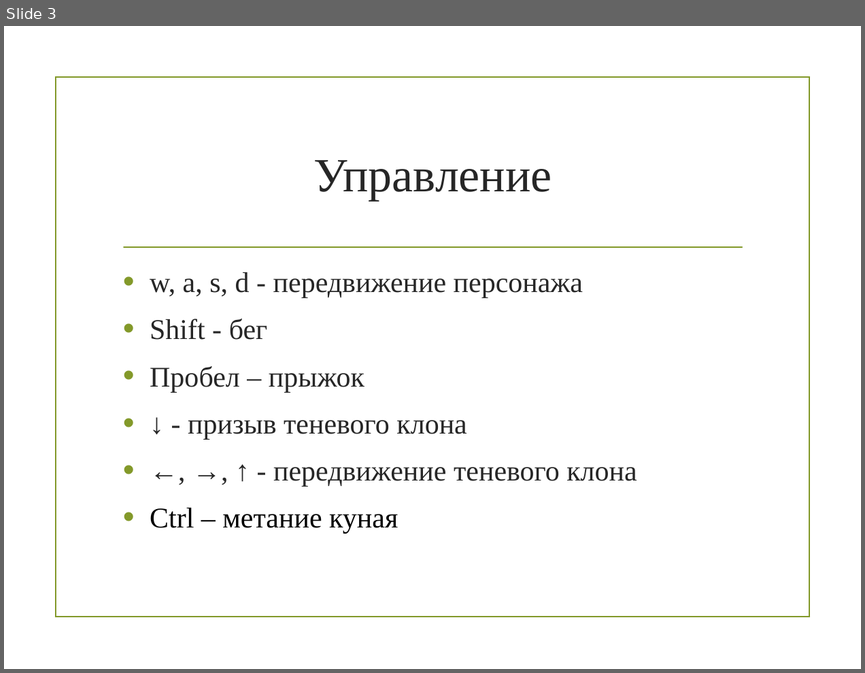
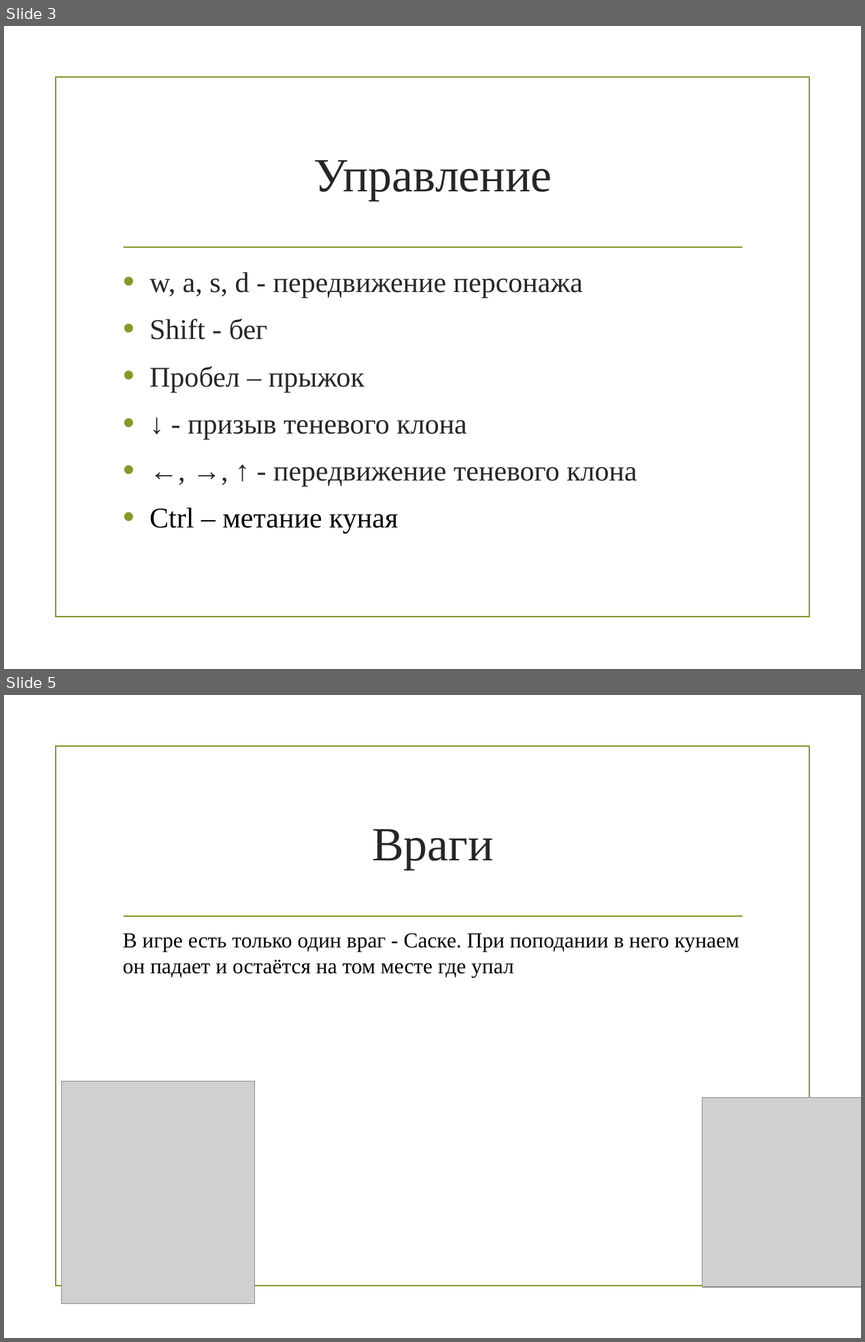
Before and after one commit to DanMak8/project_game, a slide deck: naruto.pptx. Shown one above the other, each under a label of ours: slide 3 before the commit, slides 3 and 5 after it; the slides between them are not shown. The pictures are 865x673 and 865x1342 pixels, drawn with LibreOffice and Linux fonts; fonts in the diff are those of the drawing; grey boxes stand for pictures; background and template pictures are left out. Boxes give left, top, right and bottom in pixels: in the first picture for what was removed or moved away, otherwise in the second. Text is boxed around its words. In the diff, an @@ line names an element or a change of style, - is before the commit and + after.

```diff
--- a/naruto.pptx
+++ b/naruto.pptx
@@ slide 5 added at box(4, 695, 861, 1338), background picture (left out); not listed: 2 template elements that a slide beside it also shows @@
@@ title added at box(372, 829, 494, 870), 40 pt, text #262626 @@
+Враги
@@ text added at box(123, 933, 739, 977), 18 pt, text #000000 @@
+В игре есть только один враг - Саске. При поподании в него кунаем он падает и остаётся на том месте где упал
@@ picture added at box(61, 1081, 254, 1302) @@
@@ picture added at box(702, 1097, 861, 1286) @@
```
Also in this commit, not shown: 6 other slides added, 1 other file.
